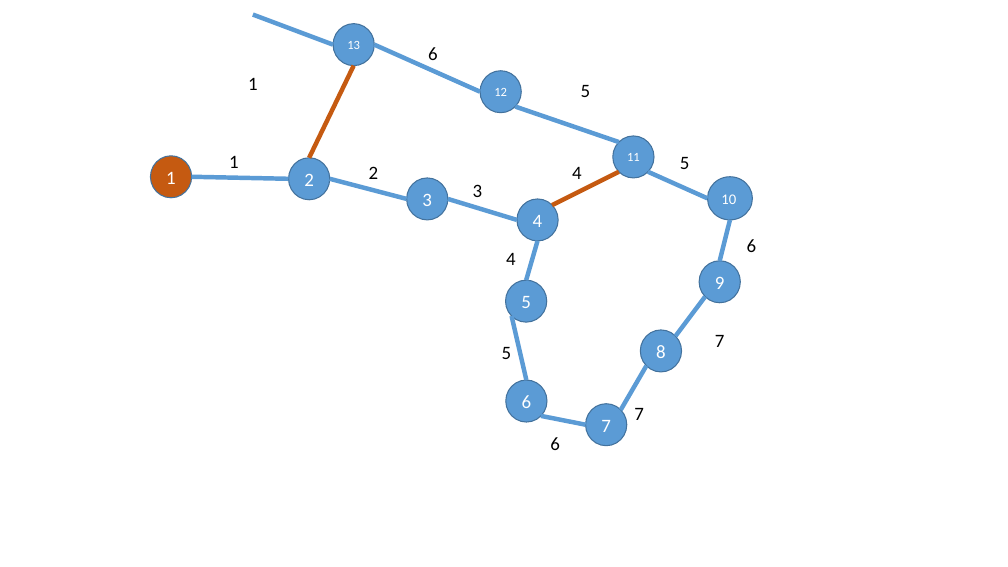
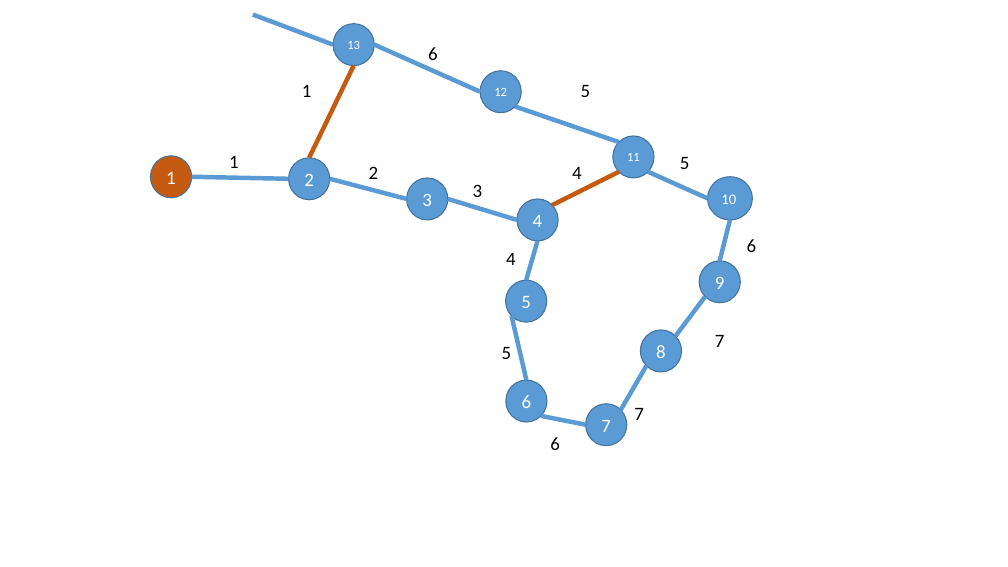
Before and after one commit to zhaENS/Project, a slide deck: slide 5 of Documents/(article) Random Loop Model to Explain the TAD in CC Experiments/polymerModelWithOneAndTwoFixedLoopsAndInternalConnections.pptx. Drawn at 1008x567 pixels with LibreOffice and Linux fonts; fonts in the diff are those of the drawing. Boxes give left, top, right and bottom in pixels: in the first picture for what was removed or moved away, otherwise in the second. Text is boxed around its words. In the diff, an @@ line names an element or a change of style, - is before the commit and + after.

```diff
--- a/Documents/(article) Random Loop Model to Explain the TAD in CC Experiments/polymerModelWithOneAndTwoFixedLoopsAndInternalConnections.pptx
+++ b/Documents/(article) Random Loop Model to Explain the TAD in CC Experiments/polymerModelWithOneAndTwoFixedLoopsAndInternalConnections.pptx
@@ text "1": place and size @@
-text "1" at <box>248,78,258,90</box>
+text "1" at <box>302,84,312,97</box>
```
Also in this commit, not shown: 1 slide added, 43 other files.
